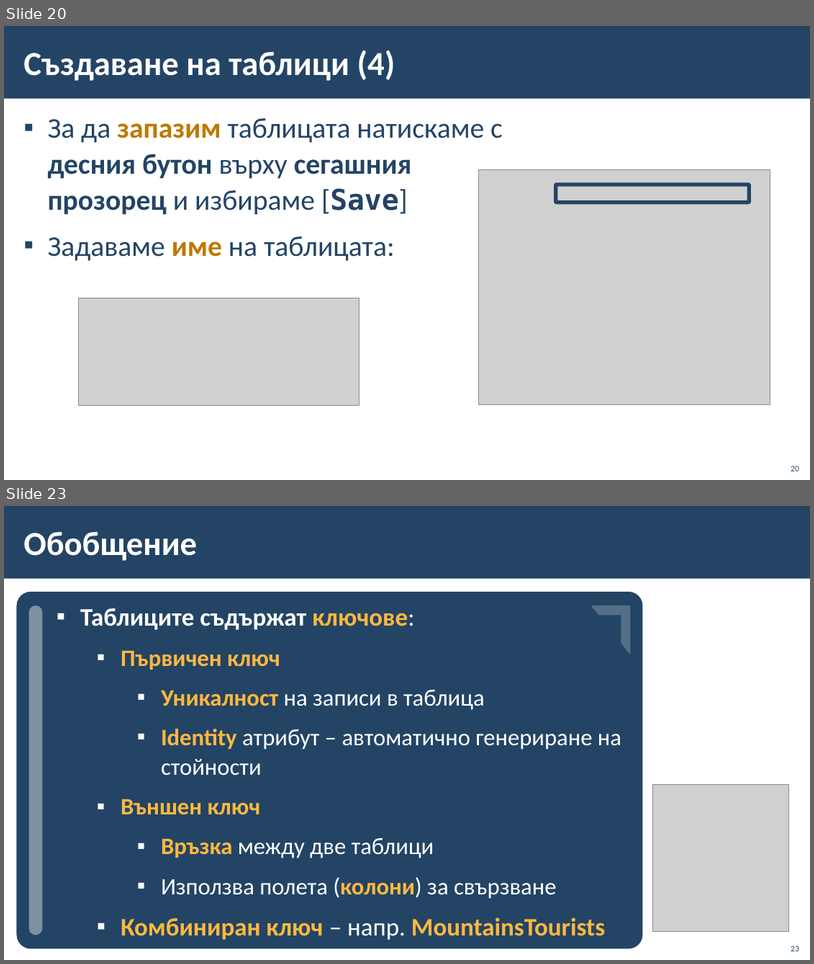
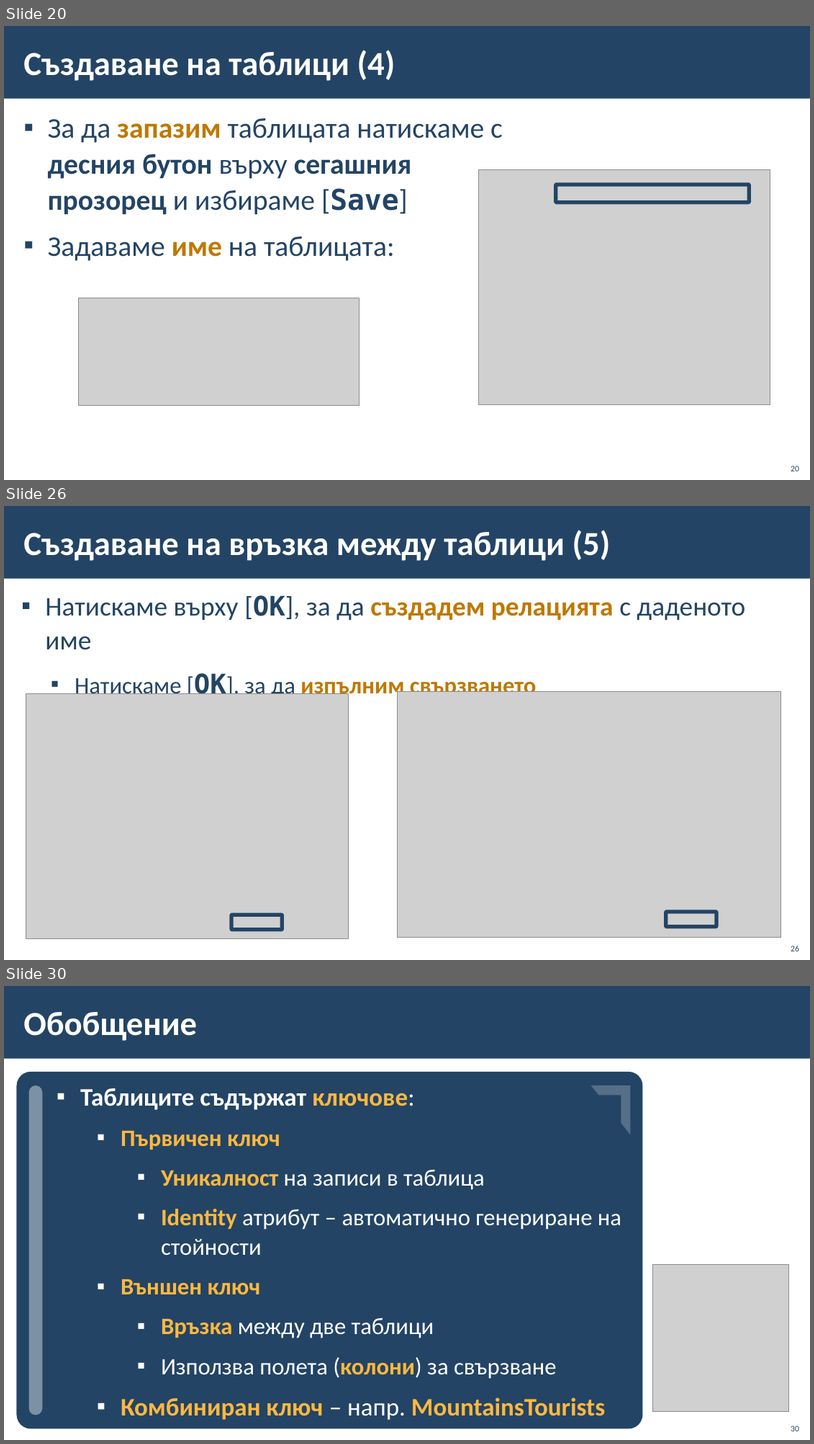
Before and after one commit to BG-IT-Edu/School-Programming, a slide deck: Courses/Software-Sciences/Module-3-Databases-New/07-Modeling-Databases/06-Modeling-Databases.pptx. Shown one above the other, each under a label of ours: slides 20 and 23 before the commit, slides 20, 26 and 30 after it; the slides between them are not shown. The pictures are 814x964 and 814x1444 pixels, drawn with LibreOffice and Linux fonts; fonts in the diff are those of the drawing; grey boxes stand for pictures; background and template pictures are left out. Boxes give left, top, right and bottom in pixels: in the first picture for what was removed or moved away, otherwise in the second. Text is boxed around its words. In the diff, an @@ line names an element or a change of style, - is before the commit and + after.

```diff
--- a/Courses/Software-Sciences/Module-3-Databases-New/07-Modeling-Databases/06-Modeling-Databases.pptx
+++ b/Courses/Software-Sciences/Module-3-Databases-New/07-Modeling-Databases/06-Modeling-Databases.pptx
@@ slide 26 added at bbox=[4, 506, 810, 960], background #FFFFFF; not listed: 1 template element that a slide beside it also shows @@
@@ title added at bbox=[23, 530, 611, 561], 40 pt, text #FFFFFF, bold @@
+Създаване на връзка между таблици (5)
@@ text added at bbox=[45, 595, 746, 700], 32 pt, text #234465 @@
+▪ Натискаме върху [OK], за да създадем релацията с даденото име
+  ▪ Натискаме [OK], за да изпълним свързването
@@ picture added at bbox=[26, 693, 349, 939] @@
@@ picture added at bbox=[397, 691, 781, 937] @@
@@ rounded rectangle added at bbox=[232, 914, 282, 929], outline #234465 4.5 pt @@
@@ rounded rectangle added at bbox=[666, 911, 718, 926], outline #234465 4.5 pt @@
@@ page number added at bbox=[791, 945, 800, 951], 10 pt, text #234465 @@
+26
@@ what was slide 23 is now slide 30 @@
@@ page number at bbox=[791, 1425, 800, 1431]: text changed @@
-23
+30
```
Also in this commit, not shown: 2 slides changed, 7 other slides added, 1 slide removed.
